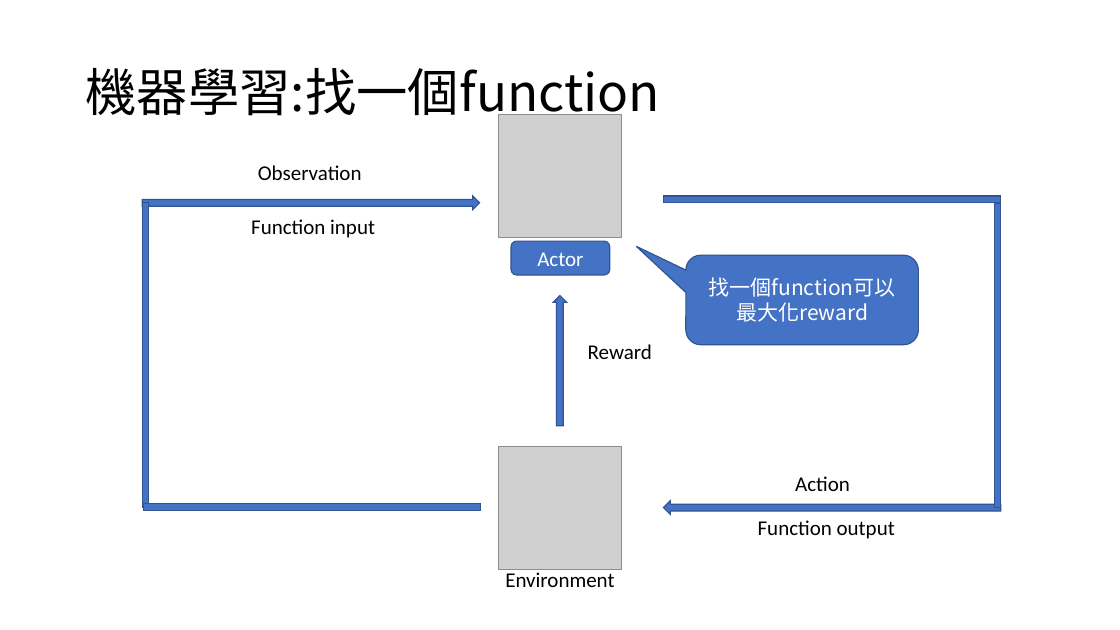
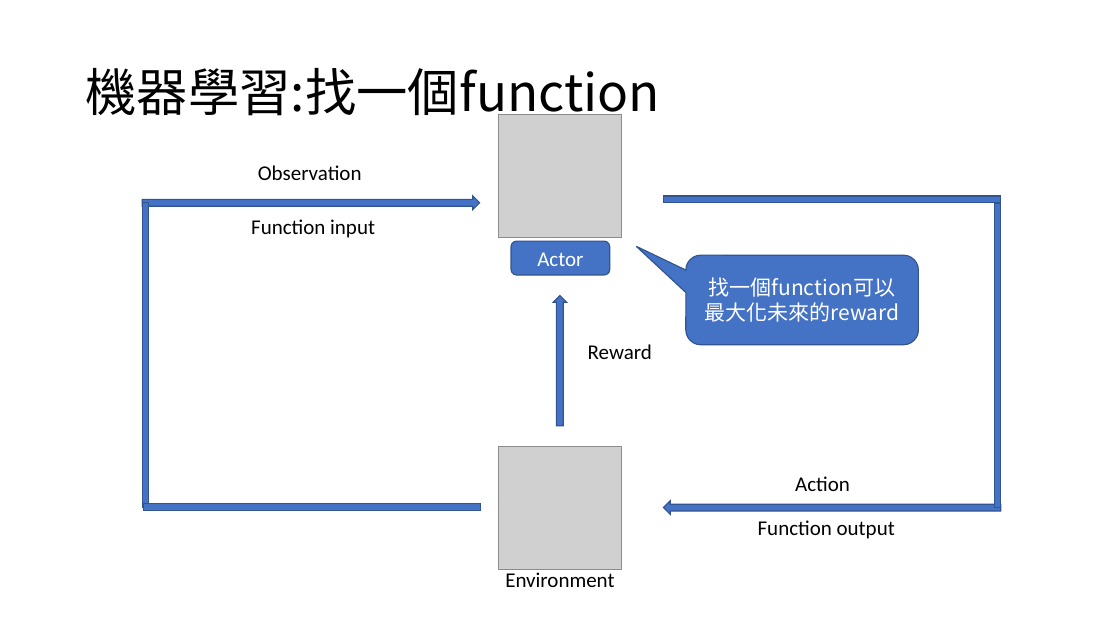
Before and after one commit to 312707047/Dino-Run-with-Rainbow-DQN, a slide deck: slide 3 of 107302002.pptx. Drawn at 1120x630 pixels with LibreOffice and Linux fonts; fonts in the diff are those of the drawing; grey boxes stand for pictures. Boxes give left, top, right and bottom in pixels: in the first picture for what was removed or moved away, otherwise in the second. Text is boxed around its words. In the diff, an @@ line names an element or a change of style, - is before the commit and + after.

```diff
--- a/107302002.pptx
+++ b/107302002.pptx
@@ text in rounded speech box at box(705, 302, 900, 322): text changed @@
-最大化reward
+最大化未來的reward
```
Also in this commit, not shown: 2 other slides changed, 8 slides added, 22 other files.
